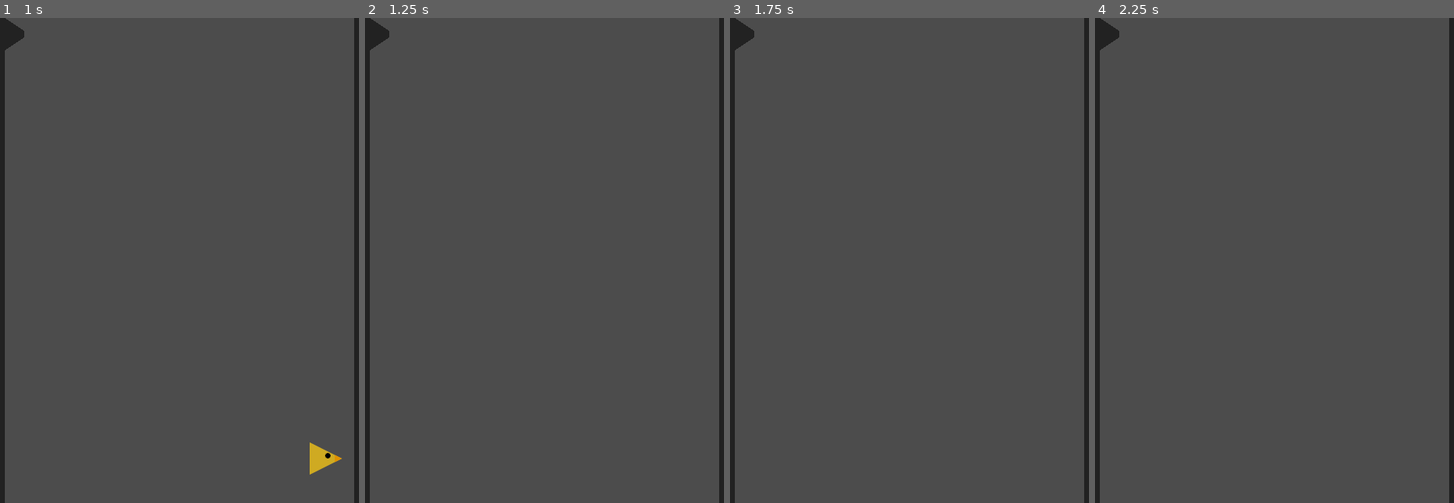
Above: before the commit, frames 1-4 (left to right).
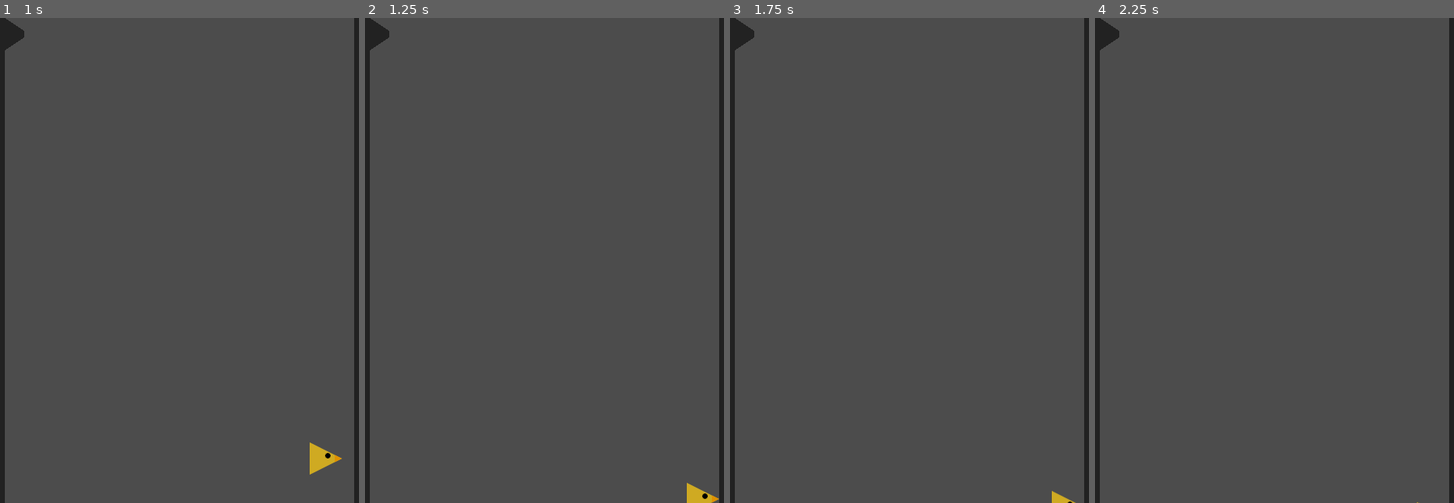
Above: after the commit, the same moments.

Repository: karmek-k/jumpbird
Game: Godot game, scene res://scenes/Game.tscn
Two runs of this game, one before a commit and one after it. Both use one fixed random seed, a clock stepped at 60 frames per second and the inputs below.
Inputs:
- Up to frame 1 (1 s): hold Up (ui_up) from 0.53 s (still down)
- Up to frame 2 (1.25 s): keep holding Up (ui_up)
- Up to frame 3 (1.75 s): release Up (ui_up) at 1.28 s
- Up to frame 4 (2.25 s): hold Up (ui_up) from 2.03 s (still down)

Frame 1 is identical in both runs. In frame 2, 0.2% of the frame differs, in the area x 89-99%, y 95-100%; in frame 3, less than 0.1%; in frame 4, less than 0.1%.

Commit message:
Change Wall type to StaticBody2D

Diff:
--- a/scenes/Game.tscn
+++ b/scenes/Game.tscn
@@ -24,7 +24,7 @@
 color = Color( 0.137255, 0.137255, 0.137255, 1 )
 polygon = PoolVector2Array( 0, 0, 0, 40, 24, 24, 24, 16 )
 
-[node name="LWall" type="Area2D" parent="."]
+[node name="LWall" type="StaticBody2D" parent="."]
 script = ExtResource( 3 )
 __meta__ = {
 "_edit_group_": true
@@ -38,7 +38,7 @@
 color = Color( 0.137255, 0.137255, 0.137255, 1 )
 polygon = PoolVector2Array( 0, 0, 0, 600, 8, 600, 8, 0 )
 
-[node name="RWall" type="Area2D" parent="."]
+[node name="RWall" type="StaticBody2D" parent="."]
 position = Vector2( 440, 0 )
 script = ExtResource( 3 )
 __meta__ = {
--- a/scripts/Wall.gd
+++ b/scripts/Wall.gd
@@ -1,4 +1,4 @@
-extends Area2D
+extends StaticBody2D
 
 
 export var left_wall = true
